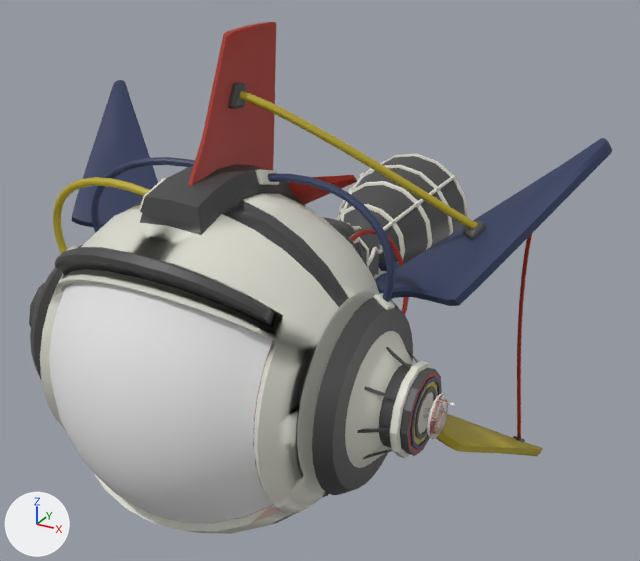
An edit to the FBX model Assets/Modelos/Nave 1/NaveFinal.fbx, drawn before and after from the same camera.
The view is the same before and after, from a 50 mm camera at (5.26, -7.22, 4.81) aimed at (0.31, 1.78, 0.31). Every picture has the same lights, and +X, +Y and +Z are marked at lower left. The picture after the commit comes second. Where no turn or scale is listed for an object, it has been applied to the vertices. Vertices at exactly the same position are counted once.

In view in the first picture: 'NaveBase', 'NaveCristal', 'NaveTapa' and 2 more.
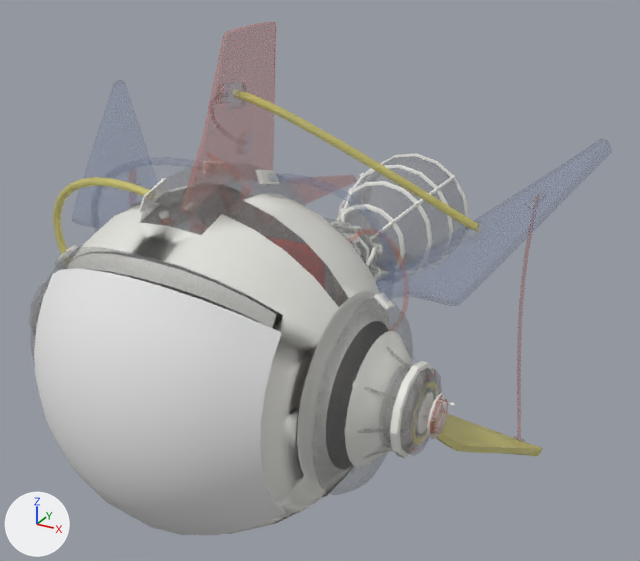
Changed parts and their boxes (x1, y1, x2, y2) in the pictures (640 x 561 px):
```json
{"object": "NaveBase", "change": "surface changed", "before": [37, 89, 543, 534], "after": [37, 89, 543, 534]}
{"object": "NaveCristal", "change": "moved, rescaled", "before": [49, 282, 273, 523], "after": [34, 268, 285, 536], "on screen": "12% wider, 11% taller"}
{"object": "NaveTapa", "change": "surface changed, recoloured", "before": [412, 375, 439, 445], "after": [412, 375, 439, 445]}
{"part": 1, "of": "me_spaceship_barbarathebee", "change": "surface changed", "before": [363, 450, 392, 459], "after": [363, 449, 392, 459]}
{"part": 2, "of": "me_spaceship_barbarathebee", "change": "recoloured", "before": [29, 22, 612, 534], "after": [37, 89, 543, 534]}
```

Edits to the scene script, one JSON object a line:
```json
{"op": "set", "path": "img_material_001_base_color_002_png", "old": "load_image('Material.001 Base Color.002.png', 'Material.001 Base Color.002.png', 4096, 4096, 'sRGB')", "new": "load_image('Material.001 Base Color.002.png', 'Material.001 Base Color.002.png', 4096, 4096, 'Non-Color')"}
{"op": "set", "path": "img_spaceship_barbarathebee_002_base_color_png", "old": "load_image('Spaceship_BarbaraTheBee.002 Base Color.png', 'Spaceship_BarbaraTheBee.002 Base Color.png', 1024, 1024, 'sRGB')", "new": "load_image('Spaceship_BarbaraTheBee.002 Base Color.png', 'Spaceship_BarbaraTheBee.002 Base Color.png', 1024, 1024, 'Non-Color')"}
{"block": "mat_material_002", "where": "n2 = _N.new('ShaderNodeTexImage'); n2.name = 'Image Texture'"}
{"op": "set", "path": "n2.image", "old": "img_spaceship_barbarathebee_002_base_color_png", "new": "img_material_001_base_color_002_png"}
{"op": "add", "block": "mat_material_002", "code": "n3 = _N.new('ShaderNodeTexImage'); n3.name = 'Image Texture.001'"}
{"op": "add", "block": "mat_material_002", "code": "n3.image = img_material_001_base_color_002_png"}
{"block": "mat_material_002", "where": "n0 = _N.new('ShaderNodeBsdfPrincipled'); n0.name = 'Principled BSDF'"}
{"op": "remove", "block": "mat_material_002", "code": "_L.new(n2.outputs[1], n0.inputs[4])  # 'Alpha' to 'Alpha'"}
{"op": "add", "block": "mat_material_002", "code": "_L.new(n3.outputs[0], n0.inputs[4])  # 'Color' to 'Alpha'"}
{"op": "add", "block": "mat_material_004", "code": ["mat_material_004 = bpy.data.materials.new('Material.004')", "# uses the picture img_spaceship_barbarathebee_002_base_color_png"]}
{"block": "me_spaceship_barbarathebee", "where": "me_spaceship_barbarathebee.from_pydata(...)  # 10276 vertices, 10001 faces; spans x -3.54..3.49, y -1.39..5.52, z -2.24..3.52"}
{"block": "me_spaceship_barbarathebee", "where": "# used by ob_navebase; location = (0.0, 0.0, 0.0)"}
{"block": "me_spaceship_barbarathebee", "change": "me_spaceship_barbarathebee part 1: 10 kept faces spanning x -2.35..2.35, y -0.52..0.54, z -0.46..-0.26 get new texture (UV) coordinates"}
{"block": "me_spaceship_barbarathebee", "change": "me_spaceship_barbarathebee part 2: 9907 faces spanning x -3.54..3.49, y -1.39..5.52, z -2.24..3.52 switch from mat_material_001 (picture img_material_001_base_color_002_png) to mat_material_002"}
{"block": "me_spaceship_barbarathebee_002", "where": "me_spaceship_barbarathebee_002.from_pydata(...)  # 193 vertices, 193 faces; spans x -0.113..0.214, y -0.892..0.015, z -0.446..0.446"}
{"op": "remove", "block": "me_spaceship_barbarathebee_002", "code": "me_spaceship_barbarathebee_002.materials.append(mat_material_002)  # picture img_spaceship_barbarathebee_002_base_color_png"}
{"op": "add", "block": "me_spaceship_barbarathebee_002", "code": "me_spaceship_barbarathebee_002.materials.append(mat_material_004)"}
{"op": "set", "path": "ob_navecristal.location", "old": "(0.0, 0.0, 0.0)", "new": "(0.0, 0.05, 0.04)"}
{"op": "set", "path": "ob_navecristal.scale", "old": "(1.0, 1.0, 1.0)", "new": "(1.1, 1.1, 1.1)"}
```
